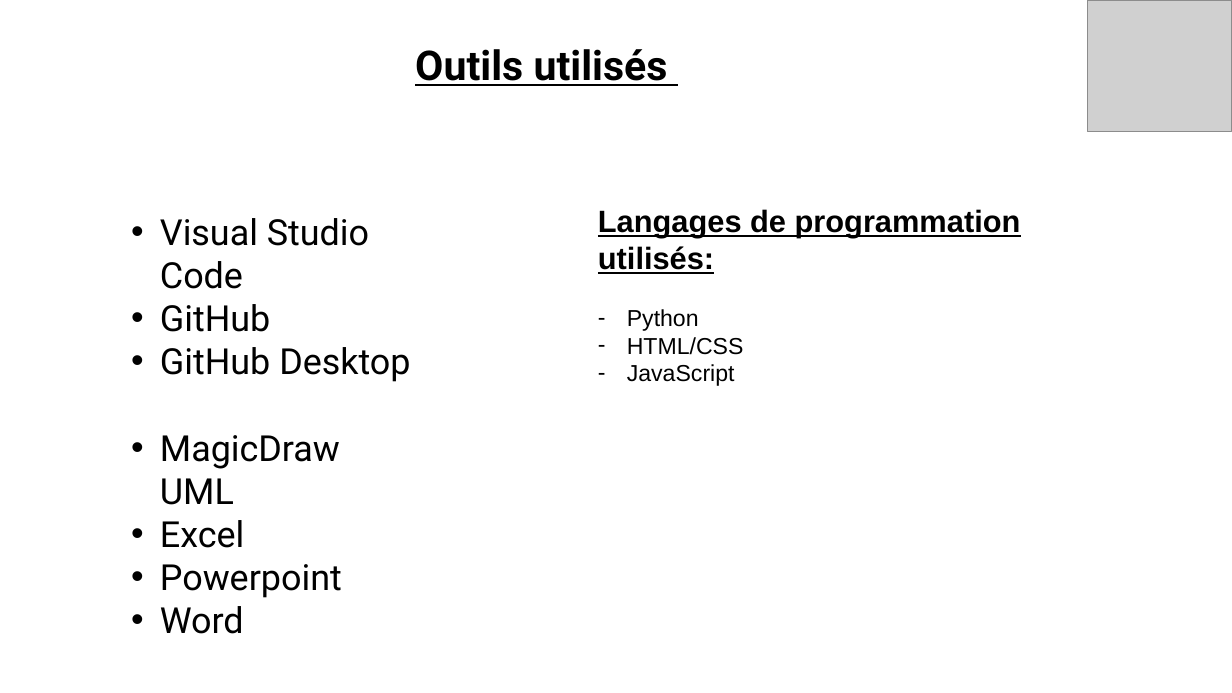
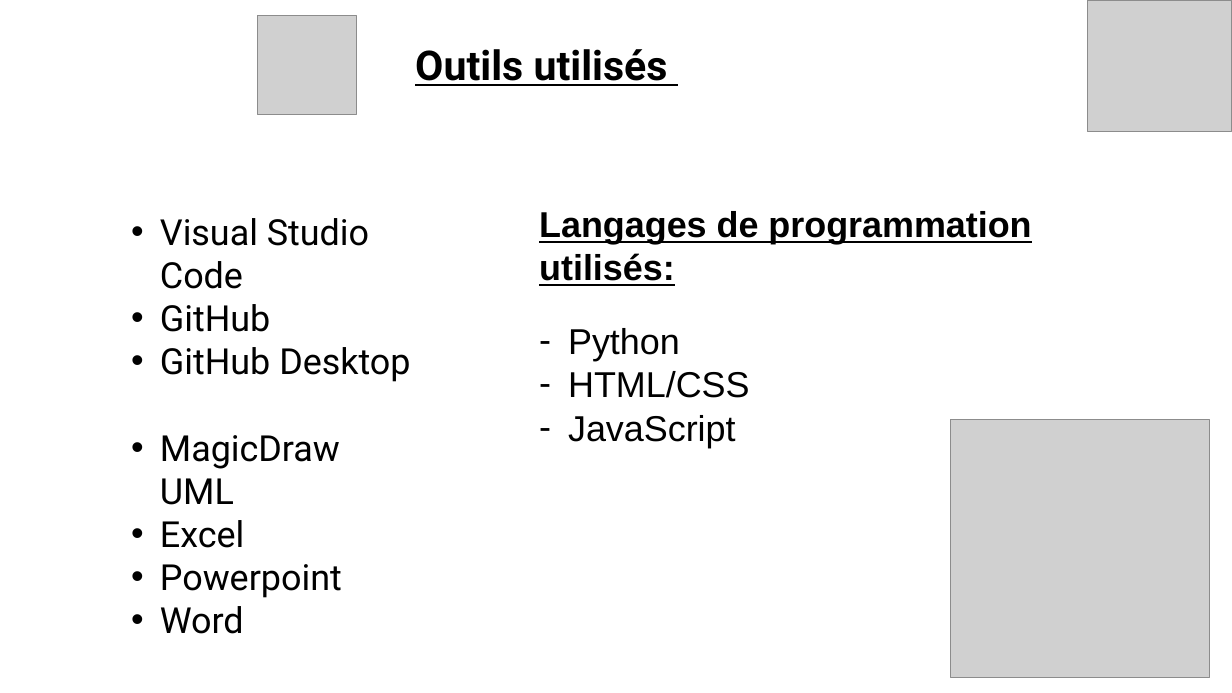
Before and after one commit to vento11b/mini-projet2, a slide deck: slide 7 of Présentation/TOKI.pptx. Drawn at 1232x693 pixels with LibreOffice and Linux fonts; fonts in the diff are those of the drawing; grey boxes stand for pictures. Boxes give left, top, right and bottom in pixels: in the first picture for what was removed or moved away, otherwise in the second. Text is boxed around its words. In the diff, an @@ line names an element or a change of style, - is before the commit and + after.

```diff
--- a/Présentation/TOKI.pptx
+++ b/Présentation/TOKI.pptx
@@ picture added at bbox=[258, 15, 357, 114] @@
@@ text "Langages de programmation utilisés:": place and size @@
-text "Langages de programmation utilisés:" at bbox=[598, 209, 1021, 386]
+text "Langages de programmation utilisés:" at bbox=[539, 211, 1031, 448]
@@ text "Langages de programmation utilisés:" at bbox=[539, 211, 1031, 448]: size 24 to 28 pt in "Langages de programmation utilisés:"; size 18 to 28 pt in "Python", "HTML/CSS", "JavaScript" @@
@@ picture added at bbox=[951, 420, 1210, 678] @@
```
Also in this commit, not shown: 7 other slides changed, 1 other file.
